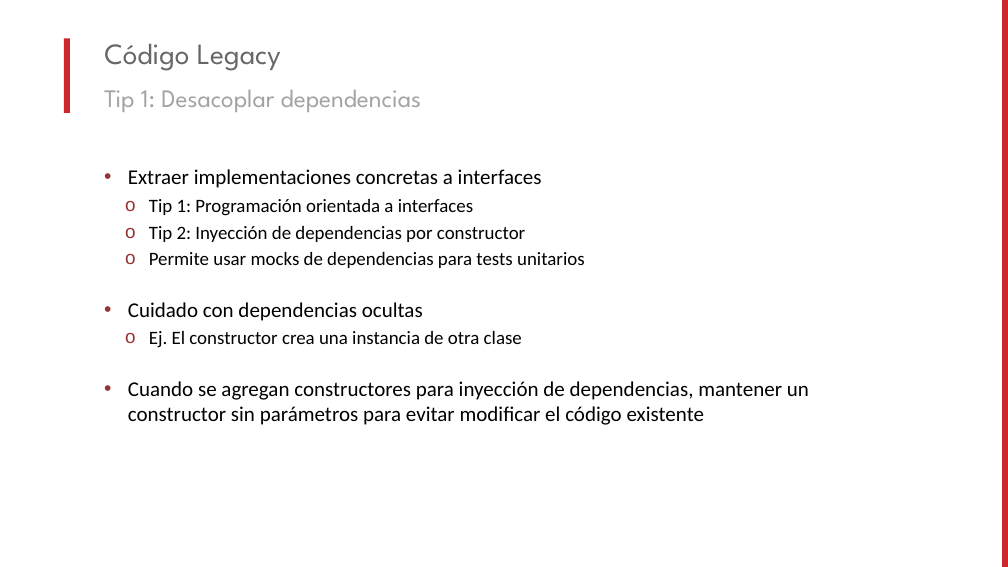
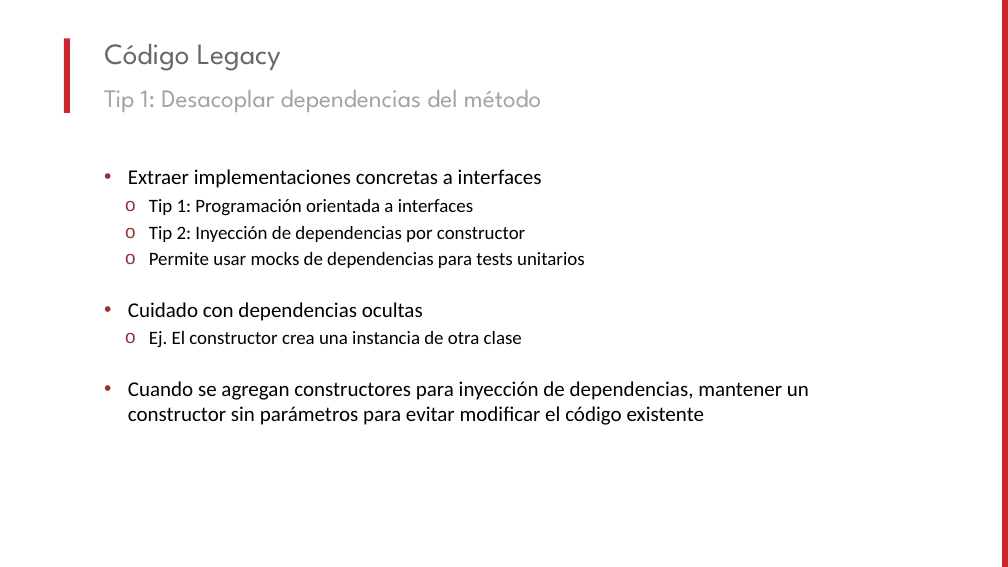
Before and after one commit to lgoldin/DesigningTestableApplications, a slide deck: slide 33 of MUG - Diseñando Aplicaciones Testeables.pptx. Drawn at 1008x567 pixels with LibreOffice and Linux fonts; fonts in the diff are those of the drawing; background and template pictures are left out. Boxes give left, top, right and bottom in pixels: in the first picture for what was removed or moved away, otherwise in the second. Text is boxed around its words. In the diff, an @@ line names an element or a change of style, - is before the commit and + after.

Commit message:
PPT Final

```diff
--- a/MUG - Diseñando Aplicaciones Testeables.pptx
+++ b/MUG - Diseñando Aplicaciones Testeables.pptx
@@ text at (x1=104, y1=90, x2=541, y2=112): text changed @@
-Tip 1: Desacoplar dependencias
+Tip 1: Desacoplar dependencias del método
```
Also in this commit, not shown: 1 other slide changed.
